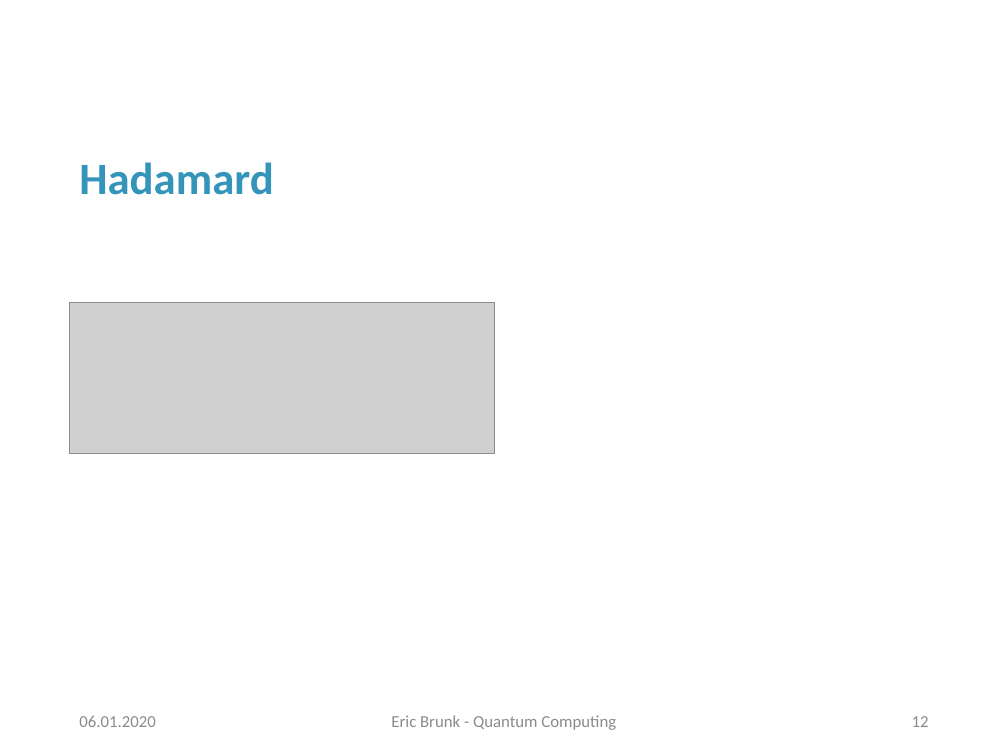
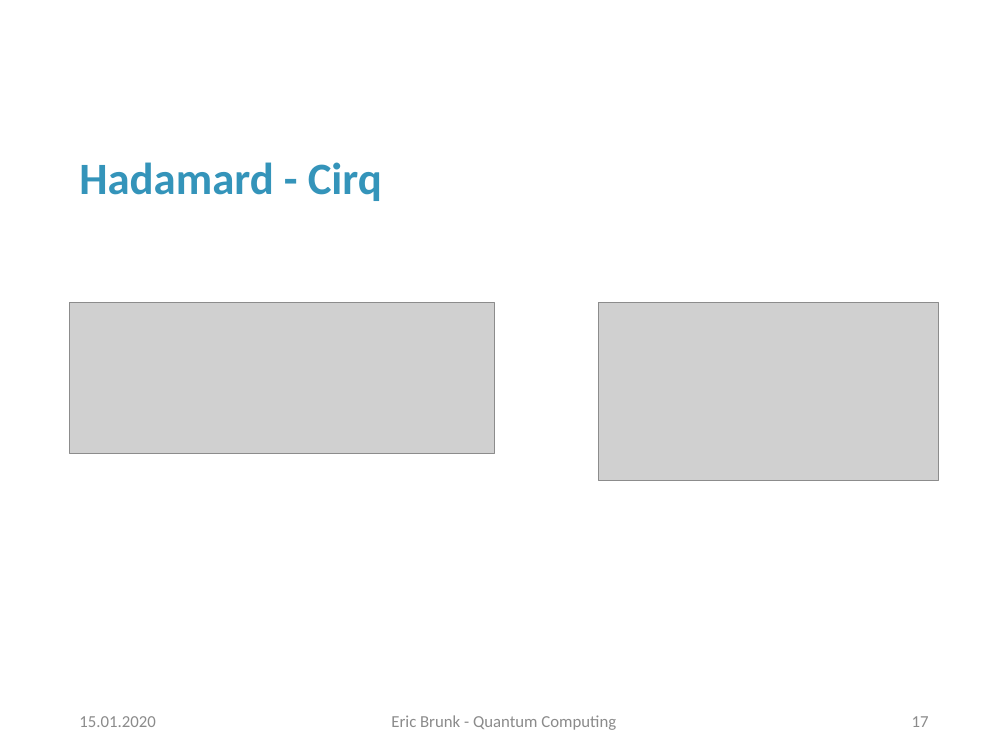
Before and after one commit to erxn91/quantum_computing, a slide deck: slide 17 of Präsentation.pptx (slide 12 before the commit). Drawn at 1008x756 pixels with LibreOffice and Linux fonts; fonts in the diff are those of the drawing; grey boxes stand for pictures; background and template pictures are left out. Boxes give left, top, right and bottom in pixels: in the first picture for what was removed or moved away, otherwise in the second. Text is boxed around its words. In the diff, an @@ line names an element or a change of style, - is before the commit and + after.

```diff
--- a/Präsentation.pptx
+++ b/Präsentation.pptx
@@ title at box(79, 162, 382, 201): text changed @@
-Hadamard
+Hadamard - Cirq
@@ picture added at box(599, 302, 939, 480) @@
@@ text at box(79, 716, 155, 727): text changed @@
-06.01.2020
+15.01.2020
@@ page number at box(912, 716, 929, 727): text changed @@
-12
+17
```
Also in this commit, not shown: 25 other slides changed, 12 slides added, 9 other files.
